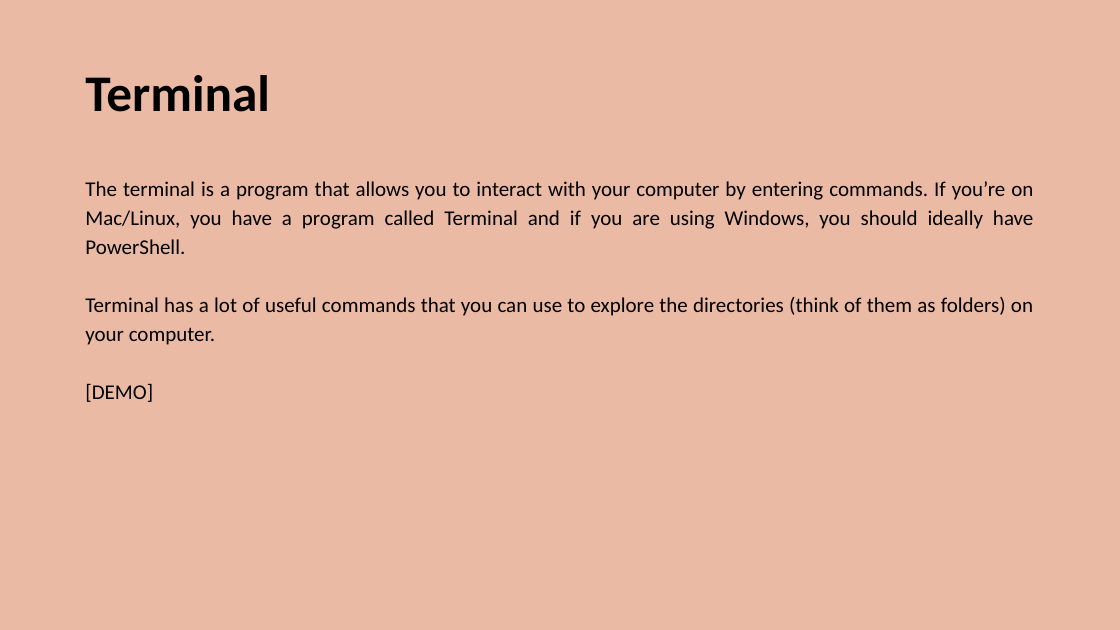
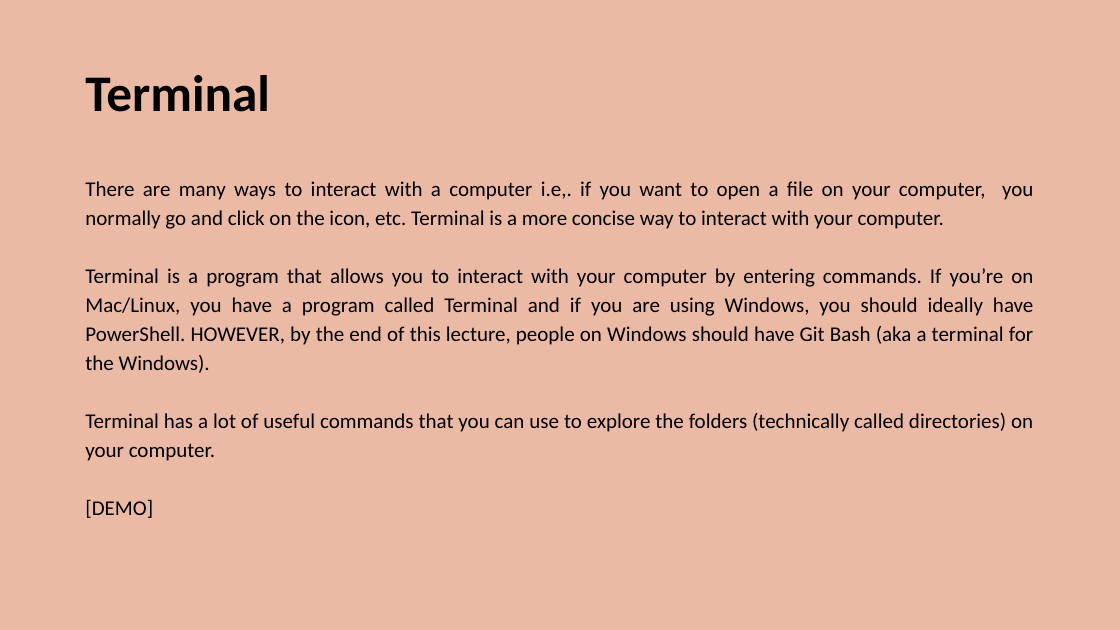
Before and after one commit to 10ay/ULAB_Notes, a slide deck: slide 4 of Lecture 1/Lecture 1 Presentation.pptx. Drawn at 1120x630 pixels with LibreOffice and Linux fonts; fonts in the diff are those of the drawing. Boxes give left, top, right and bottom in pixels: in the first picture for what was removed or moved away, otherwise in the second. Text is boxed around its words. In the diff, an @@ line names an element or a change of style, - is before the commit and + after.

Commit message:
Lecture 1 changes

```diff
--- a/Lecture 1/Lecture 1 Presentation.pptx
+++ b/Lecture 1/Lecture 1 Presentation.pptx
@@ text at [85,181,1033,461]: text changed @@
-The terminal is a program that allows you to interact with your computer by entering commands. If you’re on Mac/Linux, you have a program called Terminal and if you are using Windows, you should ideally have PowerShell.
-Terminal has a lot of useful commands that you can use to explore the directories (think of them as folders) on your computer.
+There are many ways to interact with a computer i.e,. if you want to open a file on your computer, you normally go and click on the icon, etc. Terminal is a more concise way to interact with your computer.
+Terminal is a program that allows you to interact with your computer by entering commands. If you’re on Mac/Linux, you have a program called Terminal and if you are using Windows, you should ideally have PowerShell. HOWEVER, by the end of this lecture, people on Windows should have Git Bash (aka a terminal for the Windows).
+Terminal has a lot of useful commands that you can use to explore the folders (technically called directories) on your computer.
```
Also in this commit, not shown: 2 other slides changed, 2 other files.
